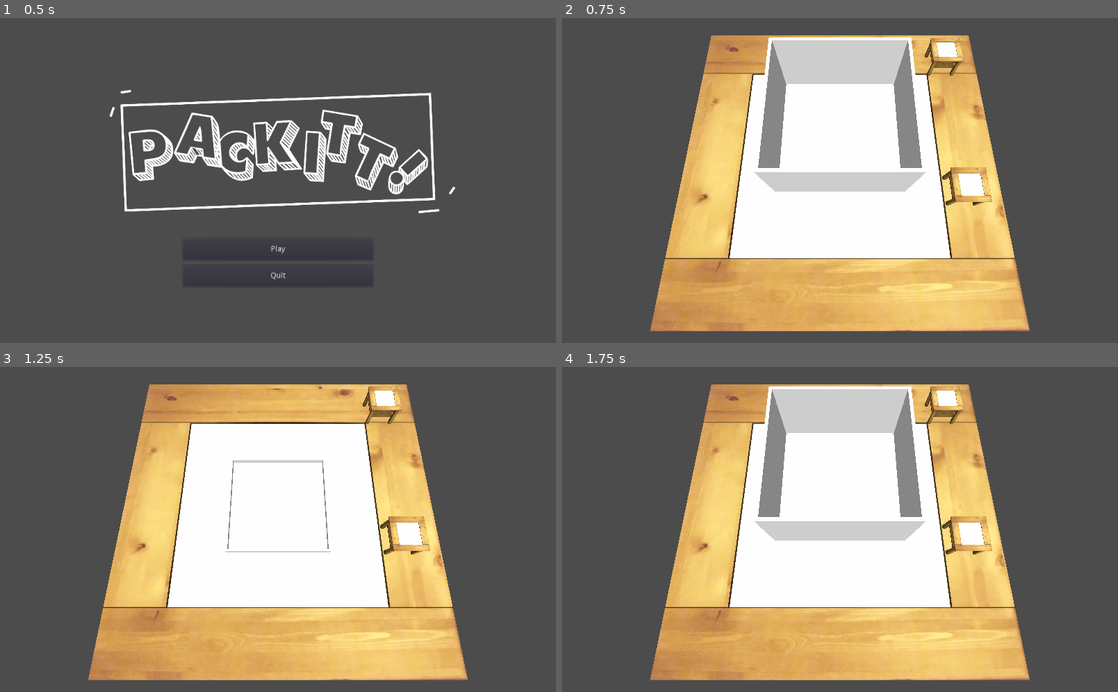
Above: before the commit, frames 1-4 (two rows, left to right).
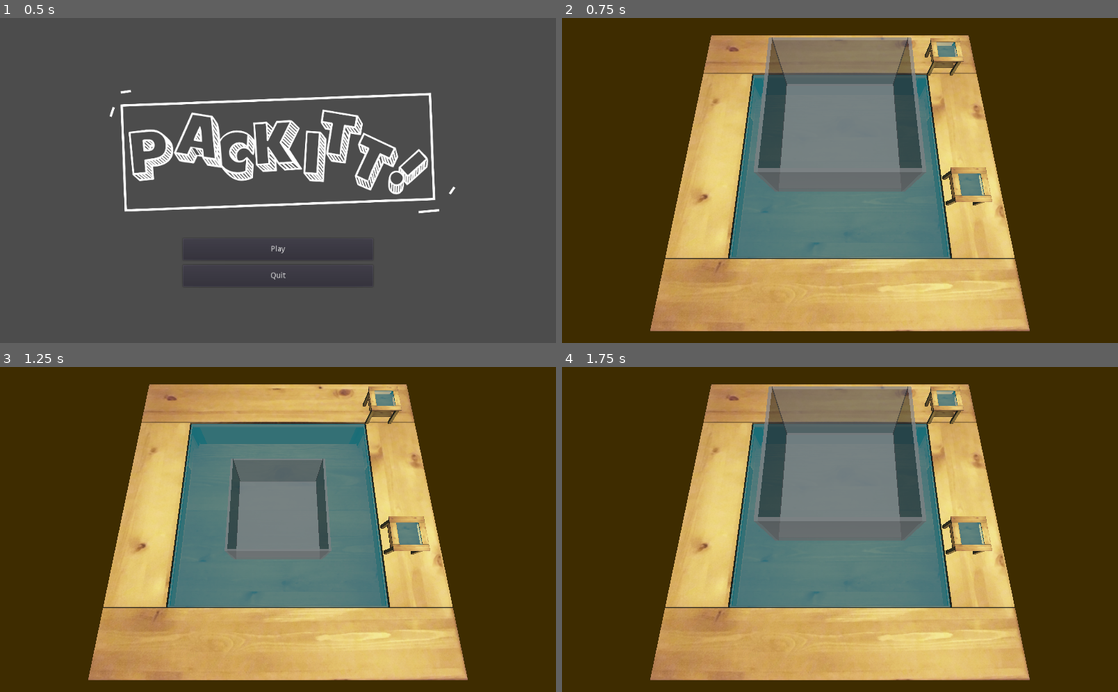
Above: after the commit, the same moments.

Repository: drkitt/packitt
Game: Godot game, scene res://title_screen.tscn
Two runs of this game, one before a commit and one after it. Both use one fixed random seed, a clock stepped at 60 frames per second and the inputs below.
Inputs (mouse positions are in pixels of both pictures, inside the frame that each line leads up to):
- Up to frame 1 (0.5 s): no input
- Up to frame 2 (0.75 s): click "Play" at 0.5 s
- Up to frame 3 (1.25 s): no input
- Up to frame 4 (1.75 s): move the mouse to (962, 513) at 1.27 s; click (962, 513) at 1.42 s

Frame 1 is identical in both runs. In frame 2, 72% of the frame differs, in the area x 0-100%, y 0-100%; in frame 3, 69%; in frame 4, 72%.

Commit message:
played with materials n stuff

Diff:
--- a/CSSA Game Jam 2022/SortingScreen.tscn
+++ b/CSSA Game Jam 2022/SortingScreen.tscn
@@ -1,22 +1,32 @@
-[gd_scene load_steps=8 format=2]
+[gd_scene load_steps=10 format=2]
 
 [ext_resource path="res://models/table/Wood_Table_C_2.jpg" type="Texture" id=1]
 [ext_resource path="res://models/table/Wood_Table.obj" type="ArrayMesh" id=2]
 [ext_resource path="res://Wiggler.tscn" type="PackedScene" id=3]
 [ext_resource path="res://draggables/Table.tscn" type="PackedScene" id=4]
 
-[sub_resource type="Environment" id=1]
+[sub_resource type="ProceduralSky" id=1]
+ground_bottom_color = Color( 0.243137, 0.176471, 0.00392157, 1 )
+ground_horizon_color = Color( 0.541176, 0, 0, 1 )
+
+[sub_resource type="Environment" id=2]
+background_mode = 2
+background_sky = SubResource( 1 )
 ambient_light_color = Color( 1, 1, 1, 1 )
 ambient_light_energy = 0.24
 
-[sub_resource type="SpatialMaterial" id=2]
+[sub_resource type="SpatialMaterial" id=3]
 albedo_texture = ExtResource( 1 )
 
-[sub_resource type="BoxShape" id=3]
+[sub_resource type="SpatialMaterial" id=5]
+flags_transparent = true
+albedo_color = Color( 0, 0.666667, 0.717647, 0.329412 )
+
+[sub_resource type="BoxShape" id=4]
 extents = Vector3( 0.500198, 0.49684, 0.499274 )
 
 [node name="WorldEnvironment" type="WorldEnvironment"]
-environment = SubResource( 1 )
+environment = SubResource( 2 )
 
 [node name="Camera" type="Camera" parent="."]
 transform = Transform( 1, 0, 0, 0, 0.2898, 0.957087, 0, -0.957087, 0.2898, 0, 6.30908, 1.96683 )
@@ -27,14 +37,14 @@
 [node name="Wood_Table" type="MeshInstance" parent="."]
 transform = Transform( 10, 0, 0, 0, 10, 0, 0, 0, 10, 0, -2.98191, 0 )
 mesh = ExtResource( 2 )
-material/0 = SubResource( 2 )
-material/1 = null
+material/0 = SubResource( 3 )
+material/1 = SubResource( 5 )
 
 [node name="StaticBody" type="StaticBody" parent="Wood_Table"]
 
 [node name="CollisionShape" type="CollisionShape" parent="Wood_Table/StaticBody"]
 transform = Transform( 0.66, 0, 0, 0, 0.493, 0, 0, 0, 0.661, 0, 0.226, 0 )
-shape = SubResource( 3 )
+shape = SubResource( 4 )
 
 [node name="Wiggler" parent="." instance=ExtResource( 3 )]
 transform = Transform( 1, 0, 0, 0, 1, 0, 0, 0, 1, 0, 2.22843, 0 )
--- a/CSSA Game Jam 2022/Wiggler.tscn
+++ b/CSSA Game Jam 2022/Wiggler.tscn
@@ -1,6 +1,7 @@
-[gd_scene load_steps=2 format=2]
+[gd_scene load_steps=3 format=2]
 
 [ext_resource path="res://wiggler.gd" type="Script" id=1]
+[ext_resource path="res://boxmaterial.tres" type="Material" id=2]
 
 [node name="Wiggler" type="Spatial"]
 script = ExtResource( 1 )
@@ -16,28 +17,34 @@
 width = 2.09902
 height = 0.05
 depth = 2.09902
+material = ExtResource( 2 )
 
 [node name="NorthSide" type="CSGBox" parent="Box"]
 transform = Transform( 1, 0, 0, 0, 0.5, 0, 0, 0, 1.05, 1.025, 0, 0 )
 use_collision = true
 width = 0.05
+material = ExtResource( 2 )
 
 [node name="SouthSide" type="CSGBox" parent="Box"]
 transform = Transform( 1, 0, 0, 0, 0.5, 0, 0, 0, 1.05, -1.025, 0, 0 )
 use_collision = true
 width = 0.05
+material = ExtResource( 2 )
 
 [node name="EastSide" type="CSGBox" parent="Box"]
 transform = Transform( 1, 0, 0, 0, 0.5, 0, 0, 0, 1, 0, 0, 1.025 )
 use_collision = true
 depth = 0.05
+material = ExtResource( 2 )
 
 [node name="WestSide" type="CSGBox" parent="Box"]
 transform = Transform( 1, 0, 0, 0, 0.5, 0, 0, 0, 1, 0, 0, -1.025 )
 use_collision = true
 depth = 0.05
+material = ExtResource( 2 )
 
 [node name="BottomText" type="CSGBox" parent="Box"]
 transform = Transform( 1, 0, 0, 0, 1, 0, 0, 0, 1, 0, -0.475, 0 )
 use_collision = true
 height = 0.05
+material = ExtResource( 2 )
--- /dev/null
+++ b/CSSA Game Jam 2022/boxmaterial.tres
@@ -0,0 +1,5 @@
+[gd_resource type="SpatialMaterial" format=2]
+
+[resource]
+flags_transparent = true
+albedo_color = Color( 0.478431, 0.478431, 0.478431, 0.737255 )
--- a/CSSA Game Jam 2022/draggables/Table.tscn
+++ b/CSSA Game Jam 2022/draggables/Table.tscn
@@ -1,15 +1,19 @@
-[gd_scene load_steps=7 format=2]
+[gd_scene load_steps=8 format=2]
 
 [ext_resource path="res://addons/DragDrop3D/Draggable.gd" type="Script" id=1]
 [ext_resource path="res://models/table/Wood_Table_C_2.jpg" type="Texture" id=2]
 [ext_resource path="res://models/table/Wood_Table.obj" type="ArrayMesh" id=3]
 [ext_resource path="res://draggables/drag_it.gd" type="Script" id=4]
 
-[sub_resource type="BoxShape" id=2]
+[sub_resource type="BoxShape" id=1]
 extents = Vector3( 0.330296, 0.229742, 0.332307 )
 
-[sub_resource type="SpatialMaterial" id=1]
+[sub_resource type="SpatialMaterial" id=2]
 albedo_texture = ExtResource( 2 )
+
+[sub_resource type="SpatialMaterial" id=3]
+flags_transparent = true
+albedo_color = Color( 0, 0.666667, 0.717647, 0.329412 )
 
 [node name="DraggableTable" type="Spatial"]
 script = ExtResource( 4 )
@@ -21,12 +25,12 @@
 
 [node name="CollisionShape" type="CollisionShape" parent="RigidBody"]
 transform = Transform( 1, 0, 0, 0, 1.02184, 0, 0, 0, 1, 0, 0.236673, 0 )
-shape = SubResource( 2 )
+shape = SubResource( 1 )
 
 [node name="TableMesh" type="MeshInstance" parent="RigidBody"]
 mesh = ExtResource( 3 )
-material/0 = SubResource( 1 )
-material/1 = null
+material/0 = SubResource( 2 )
+material/1 = SubResource( 3 )
 
 [connection signal="drag_move" from="RigidBody/Draggable" to="." method="_on_Draggable_drag_move"]
 [connection signal="drag_start" from="RigidBody/Draggable" to="." method="_on_Draggable_drag_start"]
Not shown, changed: CSSA Game Jam 2022/addons/DragDrop3D/DragDropController.gd
Not shown, changed: CSSA Game Jam 2022/models/burger/burger_normal.png.import
Not shown, changed: CSSA Game Jam 2022/models/dennis/tex/rp_dennis_posed_004_norm.jpg.import
Not shown, changed: CSSA Game Jam 2022/models/fireextinguisher/fire extinguisher_col.jpg.import
Not shown, changed: CSSA Game Jam 2022/models/fireextinguisher/fire extinguisher_nor.jpg.import
Not shown, changed: CSSA Game Jam 2022/models/laptop/textures/Lowpoly_Laptop_Nor_1.jpg.import
Not shown, changed: CSSA Game Jam 2022/models/laptop/textures/Lowpoly_Laptop_Nor_2.jpg.import
Not shown, changed: CSSA Game Jam 2022/models/moon/Diffuse_2K.png.import
Not shown, changed: CSSA Game Jam 2022/models/penguin/Penguin Diffuse Color.png.import
Not shown, changed: CSSA Game Jam 2022/models/table/Wood_Table_N.jpg.import
Not shown, changed: CSSA Game Jam 2022/models/wii_u_hat/hat_wiiu_color.png.import
